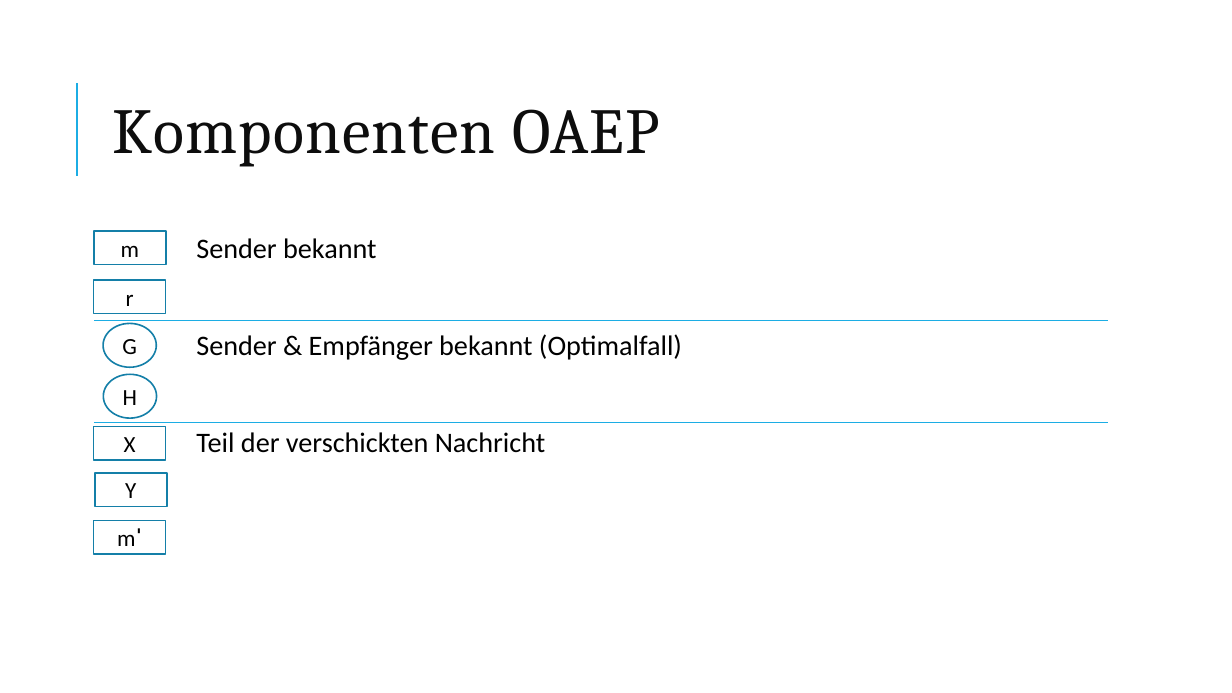
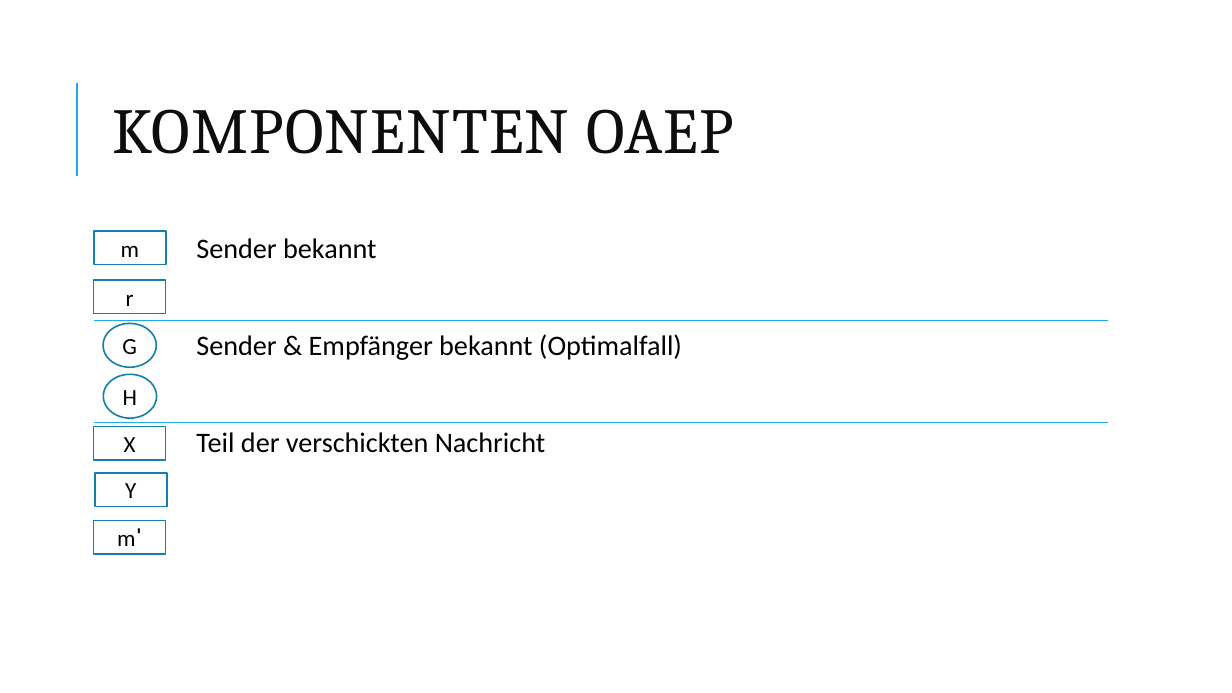
Before and after one commit to kohlerta/Krypto, a slide deck: slide 18 of hannah_raimund_tanja.pptx (slide 20 before the commit). Drawn at 1232x693 pixels with LibreOffice and Linux fonts; fonts in the diff are those of the drawing. Boxes give left, top, right and bottom in pixels: in the first picture for what was removed or moved away, otherwise in the second. Text is boxed around its words. In the diff, an @@ line names an element or a change of style, - is before the commit and + after.

```diff
--- a/hannah_raimund_tanja.pptx
+++ b/hannah_raimund_tanja.pptx
@@ title at [113, 109, 734, 154]: text changed @@
-Komponenten OAEP
+KOMPONENTEN OAEP
```
Also in this commit, not shown: 16 other slides changed, 16 slides added, 10 slides removed, 7 other files.
